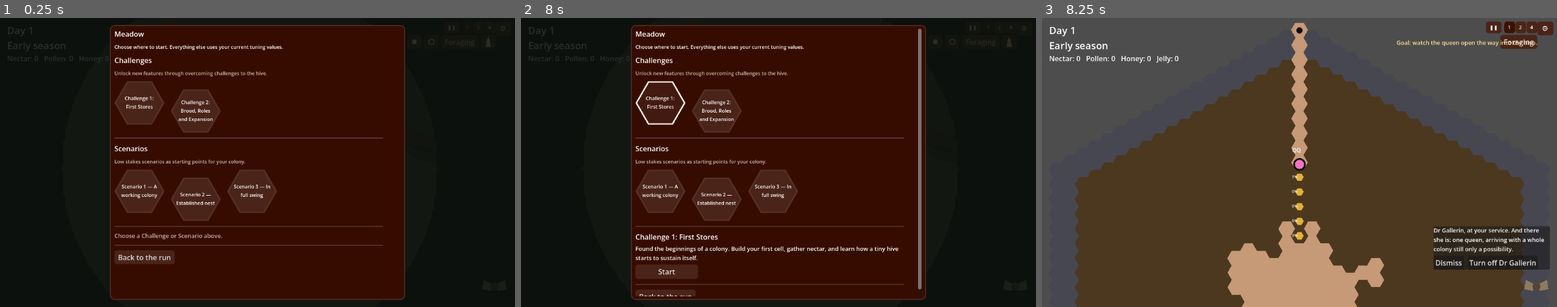
Above: before the commit, frames 1-3 (left to right).
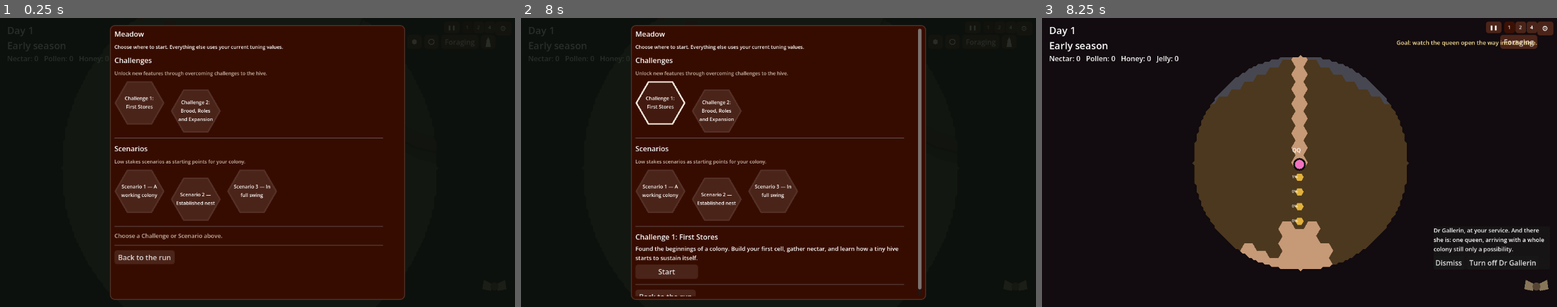
Above: after the commit, the same moments.

Repository: wonderburg7/meadow
Game: Godot game, scene res://scenes/Main.tscn
Two runs of this game, one before a commit and one after it. Both use one fixed random seed, a clock stepped at 60 frames per second and the inputs below.
Inputs (mouse positions are in pixels of both pictures, inside the frame that each line leads up to):
- Up to frame 1 (0.25 s): no input
- Up to frame 2 (8 s): click "❚❚" at 0.5 s; click "1" at 1.25 s; click "2" at 2 s; click "4" at 2.75 s; click (933, 41) at 3.52 s; click (953, 41) at 4.27 s; click "Foraging" at 5 s; click (1010, 41) at 5.77 s; click "⚙" at 6.5 s; click (660, 101) at 7.27 s
- Up to frame 3 (8.25 s): click "Start" at 8 s

Frames 1-2 are identical in both runs. In frame 3, 72% of the frame differs, in the area x 0-100%, y 0-100%.

Commit message:
Refine Challenge 1 opening fog

Diff:
--- a/scripts/challenge_runner.gd
+++ b/scripts/challenge_runner.gd
@@ -732,15 +732,19 @@
 	var interior_rings: int = int(GameConfig.hive_interior_rings)
 	var tunnel_depth: int = int(GameConfig.hive_soil_depth + GameConfig.hive_rock_rings)
 	var entrance_tiles: Dictionary = main.world_building._entrance_tiles(interior_rings, tunnel_depth)
-	var blocked_count: int = maxi(1, ceili(float(entrance_tiles.size()) / 3.0))
+	# The innermost entrance tile already touches the cavity: clearing the
+	# block immediately outside it opens a route in, so sealing that final
+	# tile only adds an unnecessary fifth dig.
+	var blocked_count: int = maxi(1, ceili(float(entrance_tiles.size()) / 3.0) - 1)
 	var seconds_per_block: float = OPENING_MINE_SECONDS / float(blocked_count)
 	var inner_ring: int = interior_rings - 1
+	var first_block_ring: int = inner_ring + 1
 
 	# Add inner-to-outer so all blocks exist before edge flags/navigation
 	# are rebuilt, then retain the opposite order for the queen to follow.
 	var inner_to_outer: Array = []
 	for offset in range(blocked_count):
-		var hex := Vector2i(0, -(inner_ring + offset))
+		var hex := Vector2i(0, -(first_block_ring + offset))
 		main.world_building._add_soil_block(
 			hex, main.world_building._hive_centre_local(), GameConfig.hive_cell_spacing
 		)
@@ -755,7 +759,7 @@
 	_opening_started = not _opening_blocks.is_empty()
 	main.hive.build_navigation()
 	main.hive.refresh_edge_flags()
-	var queen_ring: int = inner_ring + blocked_count
+	var queen_ring: int = first_block_ring + blocked_count
 	main.queen.position = main.world_building._hive_centre_local() + Shapes.hex_to_pixel(
 		0, -queen_ring, GameConfig.hive_cell_spacing
 	)
--- a/scripts/fog_of_war.gd
+++ b/scripts/fog_of_war.gd
@@ -136,6 +136,19 @@
 var _disc_offsets_radius: float = -1.0
 
 var _layer: Node2D
+## Challenge 1's opening happens in hive_root, while the ordinary fog layer
+## belongs to meadow_root and is hidden in hive view. A separate small mask
+## gives that tutorial beat real fog without changing ordinary hive runs.
+var _hive_layer: Node2D
+var _hive_mask_material: ShaderMaterial
+var _hive_mask_image: Image
+var _hive_mask_texture: ImageTexture
+var _hive_origin_tile: Vector2i = Vector2i.ZERO
+var _hive_mask_dirty: bool = false
+var _hive_explored: Dictionary = {}
+var _last_hive_reveal_pos: Vector2 = Vector2(INF, INF)
+var _last_hive_cam_pos: Vector2 = Vector2(INF, INF)
+var _last_hive_cam_zoom: float = -1.0
 ## Tracked so `_update` only queues a redraw when something actually
 ## changed, instead of every frame -- see the 19 Aug perf note below.
 var _last_layer_visible: bool = false
@@ -217,6 +230,30 @@
 	_mask_material.set_shader_parameter("tex_world_size", Vector2(world_w, world_h) * FOG_TILE_SIZE)
 
 	reveal_around(main.hive.position, START_CLEAR_RADIUS)
+	_build_hive_layer()
+
+func _build_hive_layer() -> void:
+	_hive_layer = Node2D.new()
+	_hive_layer.z_index = 90
+	_hive_layer.draw.connect(_draw_hive_fog)
+	_hive_mask_material = ShaderMaterial.new()
+	_hive_mask_material.shader = preload("res://shaders/fog_mask.gdshader")
+	_hive_layer.material = _hive_mask_material
+	_hive_layer.visible = false
+	main.hive_root.add_child(_hive_layer)
+
+	var rings: float = GameConfig.hive_interior_rings + GameConfig.hive_soil_depth + GameConfig.hive_rock_rings
+	var half_extent: float = (rings + 3.0) * GameConfig.hive_cell_spacing * 1.5
+	var centre: Vector2 = main.world_building._hive_centre_local()
+	_hive_origin_tile = _tile_of(centre - Vector2(half_extent, half_extent))
+	var side: int = int(ceil(half_extent * 2.0 / FOG_TILE_SIZE))
+	_hive_mask_image = Image.create_empty(side, side, false, Image.FORMAT_R8)
+	_hive_mask_image.fill(Color8(MASK_UNEXPLORED, MASK_UNEXPLORED, MASK_UNEXPLORED, 255))
+	_hive_mask_texture = ImageTexture.create_from_image(_hive_mask_image)
+	_hive_mask_material.set_shader_parameter("mask_tex", _hive_mask_texture)
+	_hive_mask_material.set_shader_parameter("tex_world_pos", Vector2(_hive_origin_tile) * FOG_TILE_SIZE)
+	_hive_mask_material.set_shader_parameter("tex_world_size", Vector2(side, side) * FOG_TILE_SIZE)
+	_hive_mask_material.set_shader_parameter("permanent_reveal", true)
 
 ## Part of main's public surface for this system: called once from
 ## main._process each frame.
@@ -224,8 +261,11 @@
 	if not GameConfig.fog_of_war_on:
 		if _layer.visible:
 			_layer.visible = false
+		if _hive_layer != null:
+			_hive_layer.visible = false
 		_last_layer_visible = false
 		return
+	_update_hive_fog()
 	var just_shown: bool = not _last_layer_visible
 	_layer.visible = true
 	_last_layer_visible = true
@@ -282,6 +322,56 @@
 
 func permanent_reveal_enabled() -> bool:
 	return GameConfig.fog_permanent_reveal or permanent_reveal_override
+
+## Challenge-local hive reveal. Only the queen paints this mask: the opening
+## is about the path she has personally made visible, and no worker exists yet.
+func _update_hive_fog() -> void:
+	if _hive_layer == null:
+		return
+	_hive_layer.visible = permanent_reveal_override
+	if not permanent_reveal_override or not is_instance_valid(main.queen) or main.queen.get_parent() != main.hive_root:
+		return
+	var queen_pos: Vector2 = main.queen.position
+	if _last_hive_reveal_pos.x == INF or queen_pos.distance_to(_last_hive_reveal_pos) >= RELIGHT_DISTANCE:
+		_reveal_hive_around(queen_pos, GameConfig.fog_reveal_radius)
+		_last_hive_reveal_pos = queen_pos
+	var cam: Camera2D = main.hive_camera
+	var camera_changed: bool = cam.position != _last_hive_cam_pos or cam.zoom.x != _last_hive_cam_zoom
+	if main.in_hive_view and (_hive_mask_dirty or camera_changed):
+		_hive_layer.queue_redraw()
+		_last_hive_cam_pos = cam.position
+		_last_hive_cam_zoom = cam.zoom.x
+
+func _reveal_hive_around(pos: Vector2, radius: float) -> void:
+	for tile in _disc(pos, radius):
+		if _hive_explored.has(tile):
+			continue
+		_hive_explored[tile] = true
+		var px: Vector2i = tile - _hive_origin_tile
+		if px.x < 0 or px.y < 0 or px.x >= _hive_mask_image.get_width() or px.y >= _hive_mask_image.get_height():
+			continue
+		_hive_mask_image.set_pixel(px.x, px.y, Color8(MASK_EXPLORED, MASK_EXPLORED, MASK_EXPLORED, 255))
+		_hive_mask_dirty = true
+
+func _draw_hive_fog() -> void:
+	if not main.in_hive_view or not permanent_reveal_override:
+		return
+	if _hive_mask_dirty:
+		_hive_mask_texture.update(_hive_mask_image)
+		_hive_mask_dirty = false
+	var cam: Camera2D = main.hive_camera
+	var span: Vector2 = main.get_viewport_rect().size / cam.zoom.x
+	var local_cam_pos: Vector2 = cam.position - main.hive_root.position
+	var view: Rect2 = Rect2(local_cam_pos - span * 0.5, span).grow(FOG_TILE_SIZE)
+	var min_tile: Vector2i = _tile_of(view.position)
+	var max_tile: Vector2i = _tile_of(view.position + view.size)
+	var size_tiles := Vector2i(max_tile.x - min_tile.x + 1, max_tile.y - min_tile.y + 1)
+	if size_tiles.x <= 0 or size_tiles.y <= 0:
+		return
+	var dest := Rect2(Vector2(min_tile) * FOG_TILE_SIZE, Vector2(size_tiles) * FOG_TILE_SIZE)
+	_hive_mask_material.set_shader_parameter("view_world_pos", dest.position)
+	_hive_mask_material.set_shader_parameter("view_world_size", dest.size)
+	_hive_layer.draw_texture_rect(_hive_mask_texture, dest, false)
 
 ## Rebuilds the shared offset disc only when the reveal radius has
 ## actually changed (it's a live-tunable debug-panel slider).
Not shown, changed: CHALLENGE1_REVAMP_PLAN.md
Not shown, changed: CHATGPT_NEXTSTEPS.md
Not shown, changed: TUTORIAL_PLAN.md
